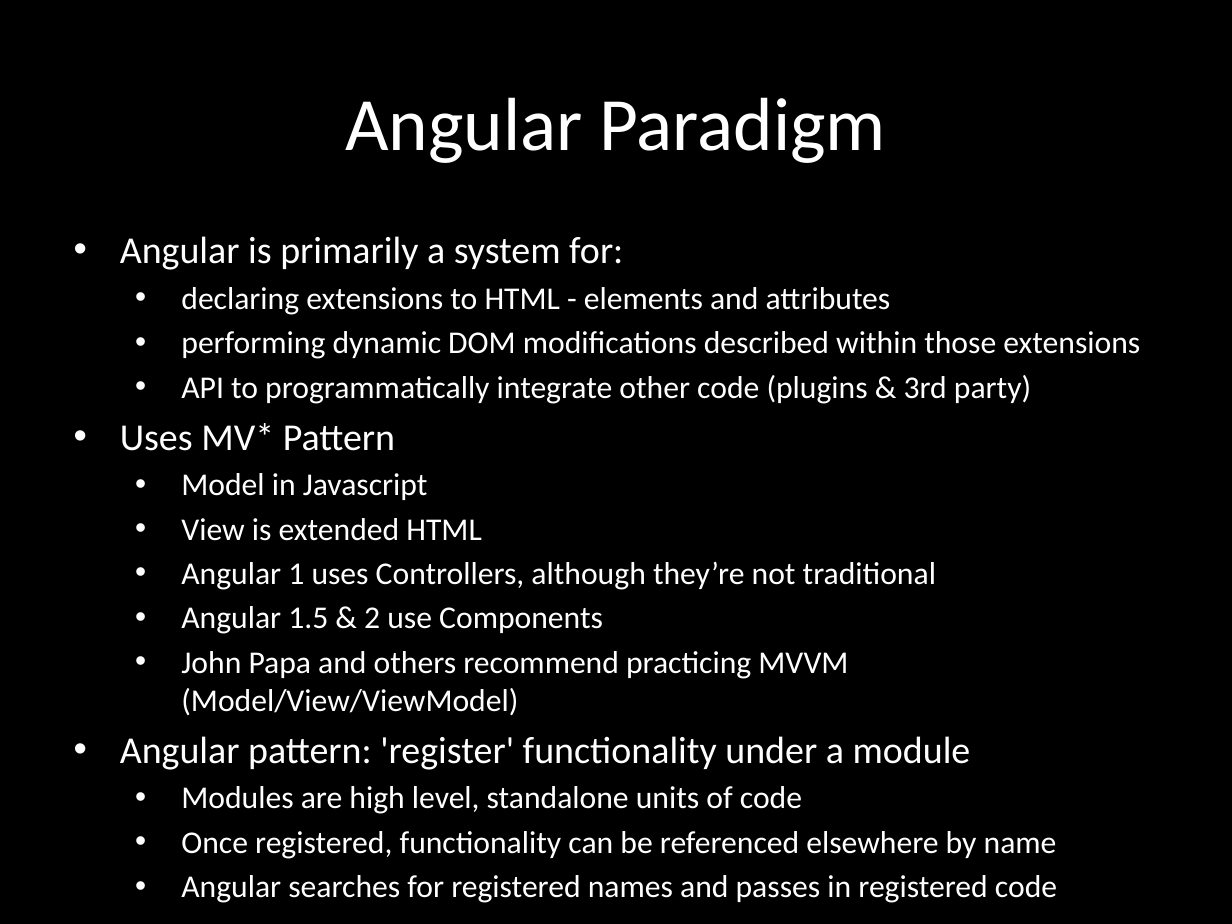
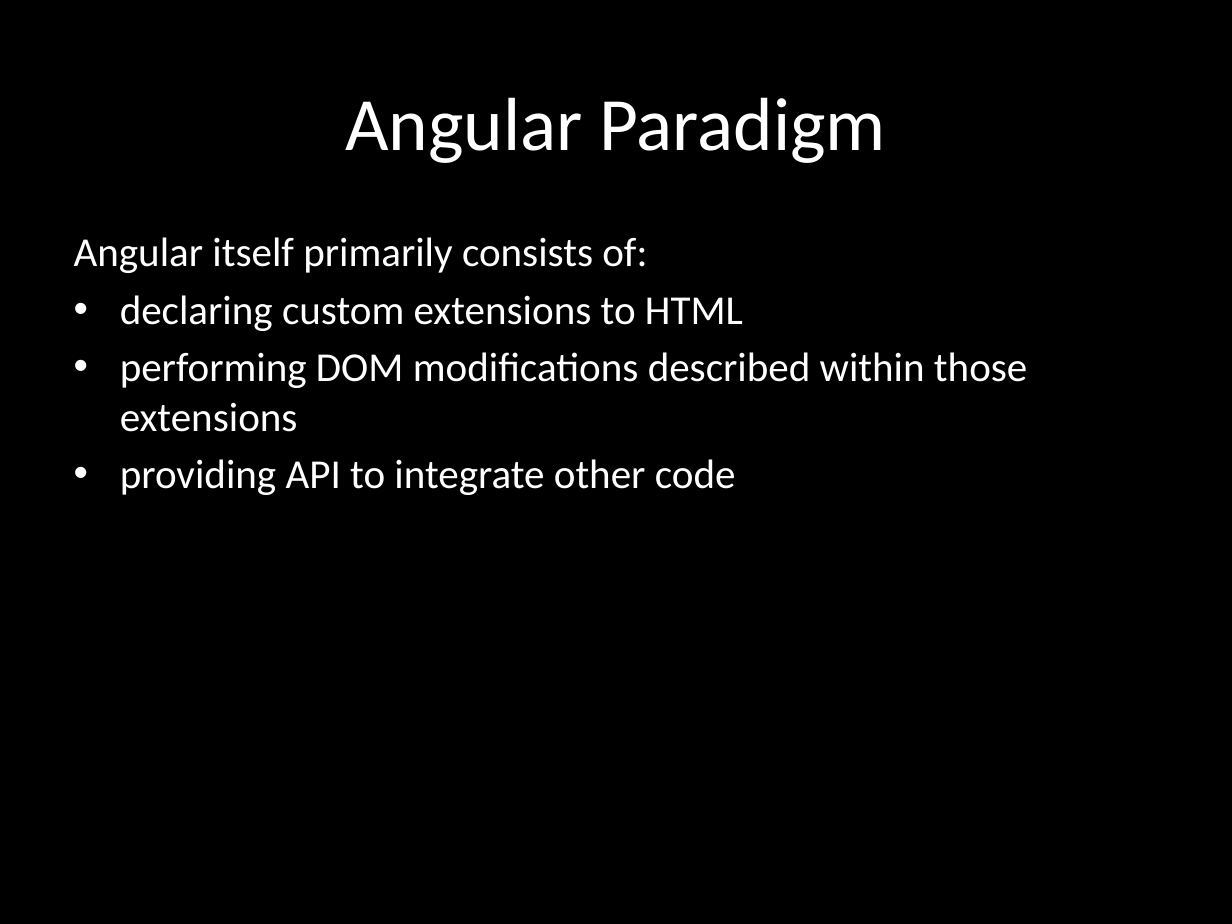
Before and after one commit to eliasjames/training-angular, a slide deck: slide 11 of slides/Angular Slides Day 1.pptx (slide 4 before the commit). Drawn at 1232x924 pixels with LibreOffice and Linux fonts; fonts in the diff are those of the drawing. Boxes give left, top, right and bottom in pixels: in the first picture for what was removed or moved away, otherwise in the second. Text is boxed around its words. In the diff, an @@ line names an element or a change of style, - is before the commit and + after.

Commit message:
Updates to slides

```diff
--- a/slides/Angular Slides Day 1.pptx
+++ b/slides/Angular Slides Day 1.pptx
@@ subtitle at [74,237,1027,495]: text changed; size 18.5 to 24 pt @@
-• Angular is primarily a system for:
-  • declaring extensions to HTML - elements and attributes
-  • performing dynamic DOM modifications described within those extensions
-  • API to programmatically integrate other code (plugins & 3rd party)
-• Uses MV* Pattern
-  • Model in Javascript
-  • View is extended HTML
-  • Angular 1 uses Controllers, although they’re not traditional
-  • Angular 1.5 & 2 use Components
-  • John Papa and others recommend practicing MVVM (Model/View/ViewModel)
-• Angular pattern: 'register' functionality under a module
-  • Modules are high level, standalone units of code
-  • Once registered, functionality can be referenced elsewhere by name
-  • Angular searches for registered names and passes in registered code
+Angular itself primarily consists of:
+• declaring custom extensions to HTML
+• performing DOM modifications described within those extensions
+• providing API to integrate other code
```
Also in this commit, not shown: 10 other slides changed, 10 slides added, 18 slides removed, 2 other files.
